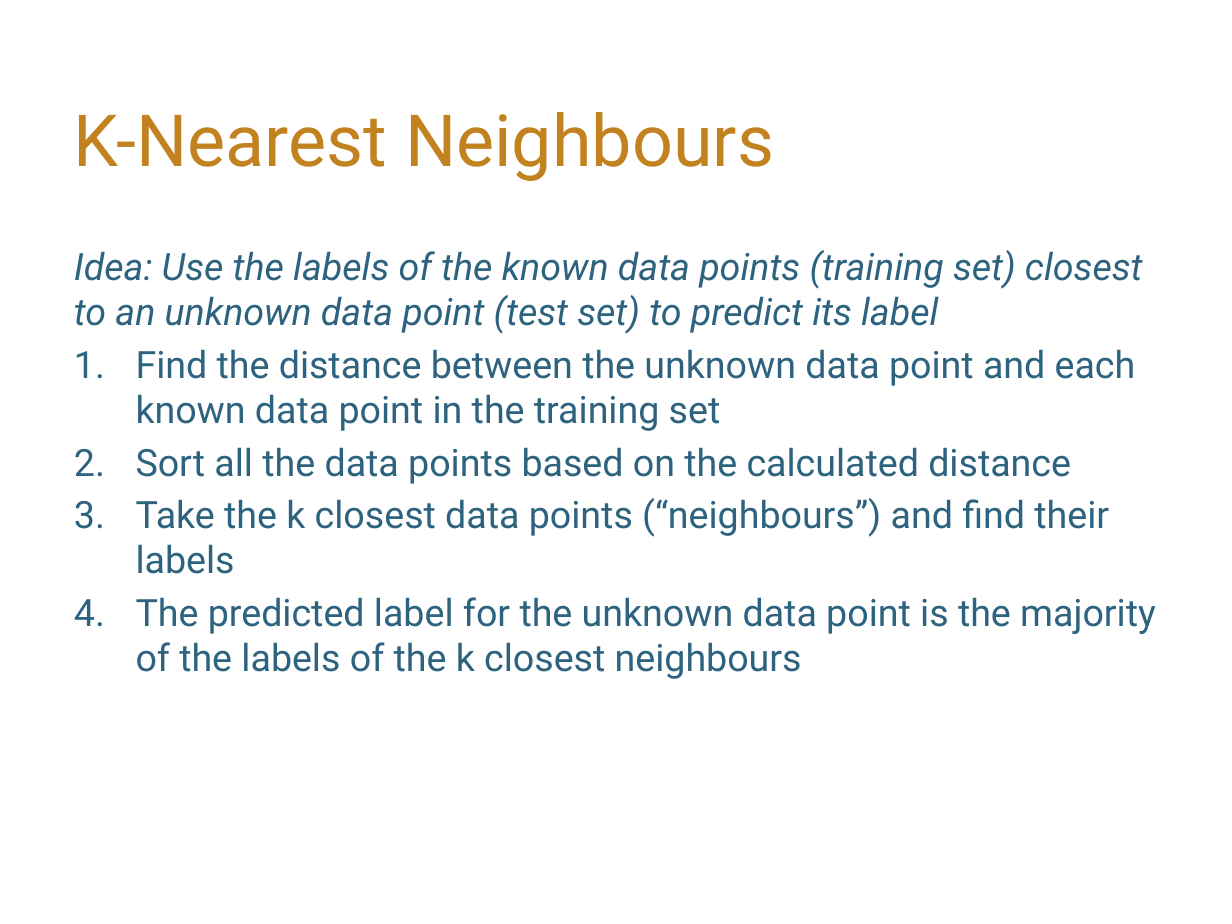
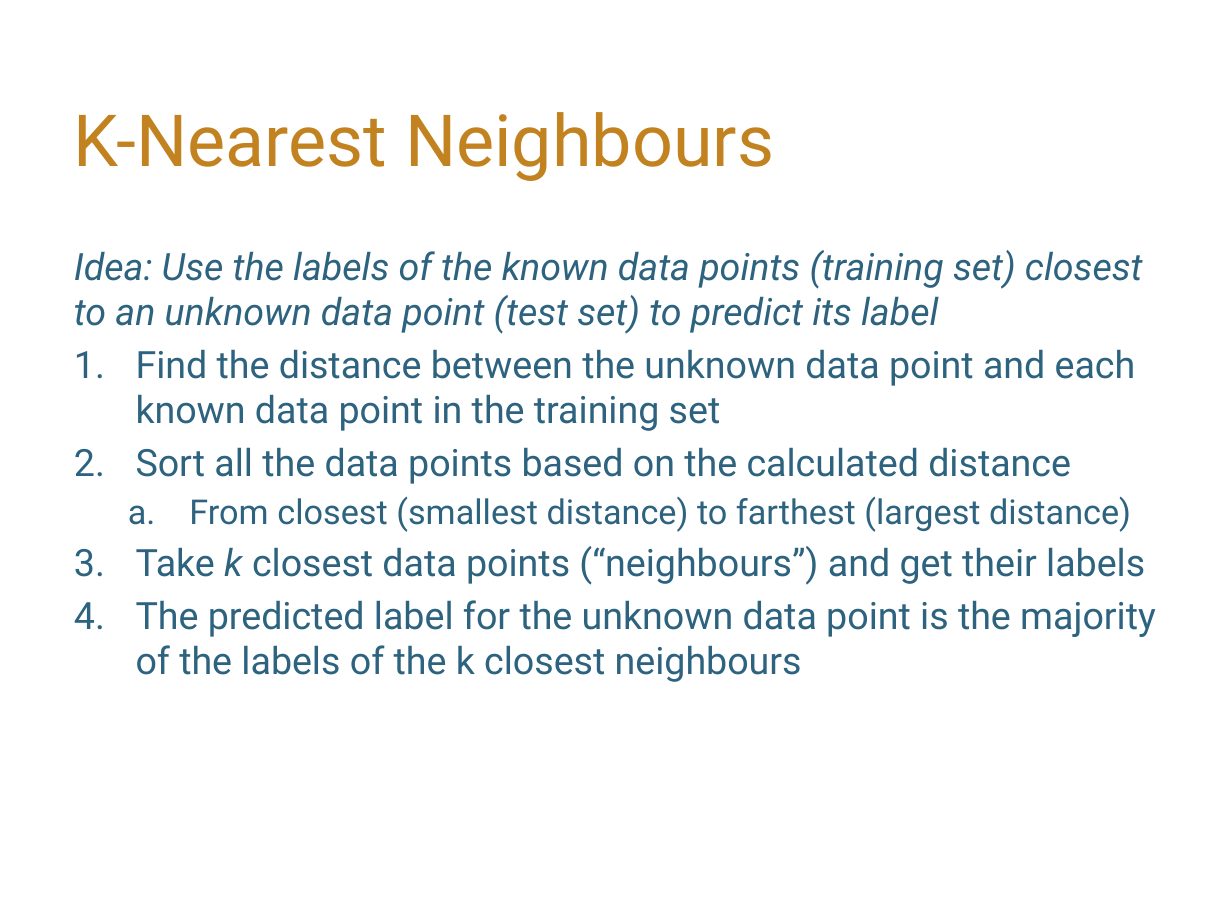
Before and after one commit to hLuo27/teaching, a slide deck: slide 5 of data8/slides/sp20_lab10.pptx. Drawn at 1232x924 pixels with LibreOffice and Linux fonts; fonts in the diff are those of the drawing; background and template pictures are left out. Boxes give left, top, right and bottom in pixels: in the first picture for what was removed or moved away, otherwise in the second. Text is boxed around its words. In the diff, an @@ line names an element or a change of style, - is before the commit and + after.

```diff
--- a/data8/slides/sp20_lab10.pptx
+++ b/data8/slides/sp20_lab10.pptx
@@ text at bbox=[136, 496, 1145, 585]: text changed; size 22 to 20 pt @@
-3. Take the k closest data points (“neighbours”) and find their labels
+  a. From closest (smallest distance) to farthest (largest distance)
+3. Take k closest data points (“neighbours”) and get their labels
```
Also in this commit, not shown: 3 other slides changed, 3 slides added, 1 other file.
